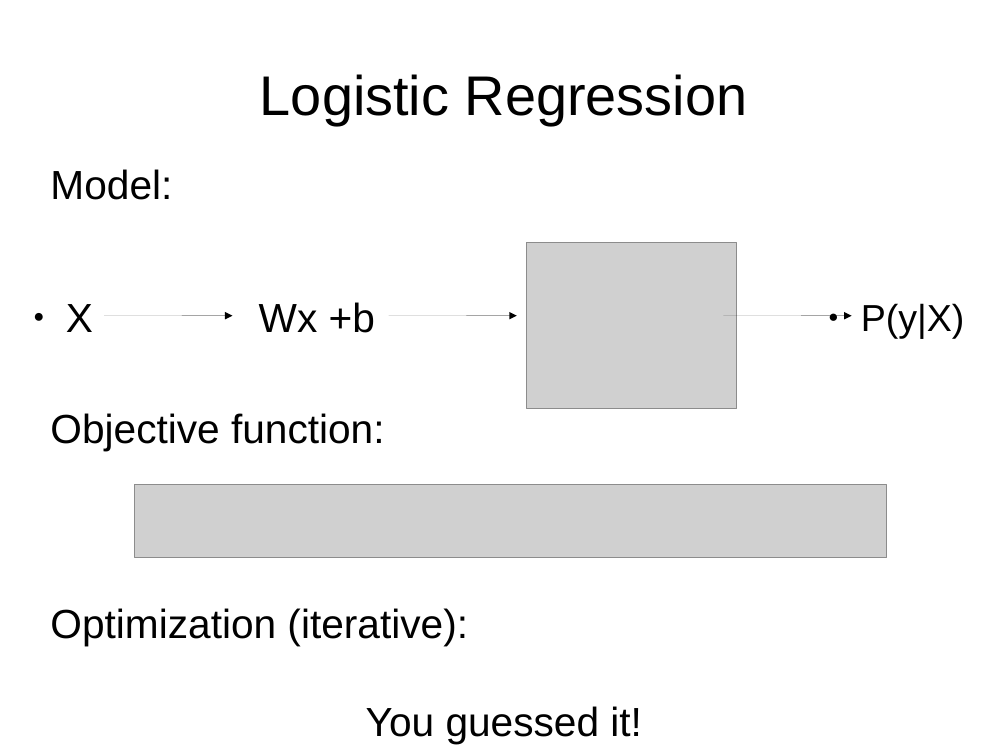
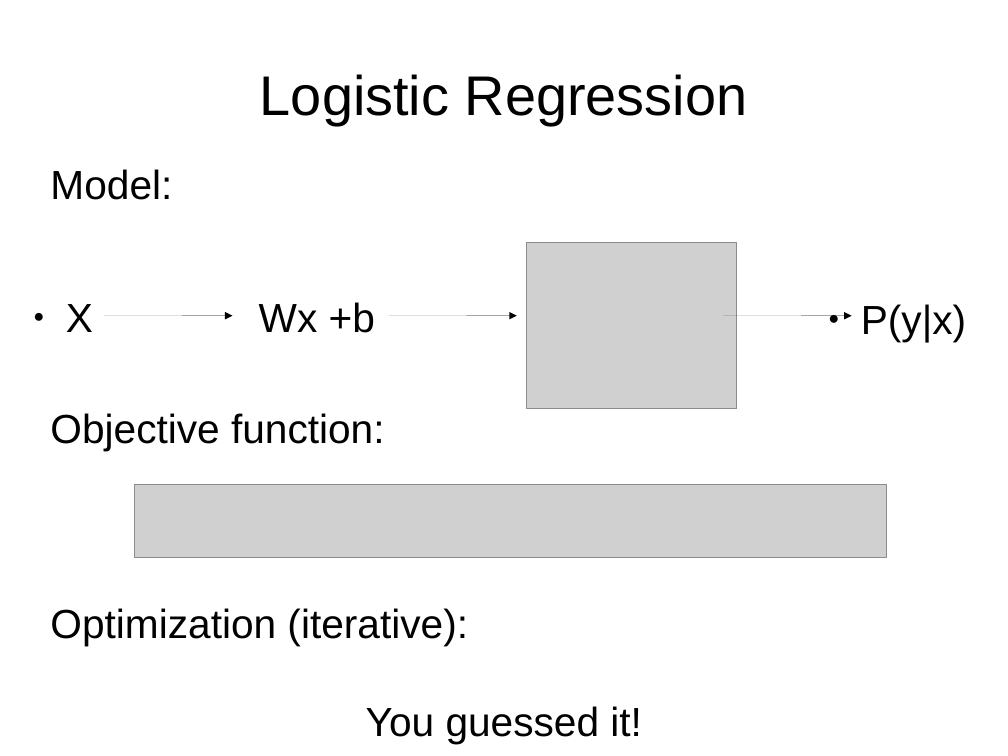
Before and after one commit to yandexdataschool/Practical_DL, a slide deck: slide 5 of week0/lecture0.odp. Drawn at 1008x756 pixels with LibreOffice and Linux fonts; fonts in the diff are those of the drawing; grey boxes stand for pictures. Boxes give left, top, right and bottom in pixels: in the first picture for what was removed or moved away, otherwise in the second. Text is boxed around its words. In the diff, an @@ line names an element or a change of style, - is before the commit and + after.

Commit message:
update first 4 lectures (typos, better images, formulae consistency)

```diff
--- a/week0/lecture0.odp
+++ b/week0/lecture0.odp
@@ text at bbox=[861, 304, 966, 342]: text changed; size 29.6 to 32 pt @@
-● P(y|X)
+● P(y|x)
```
Also in this commit, not shown: 9 other slides changed, 2 slides added, 10 other files.
